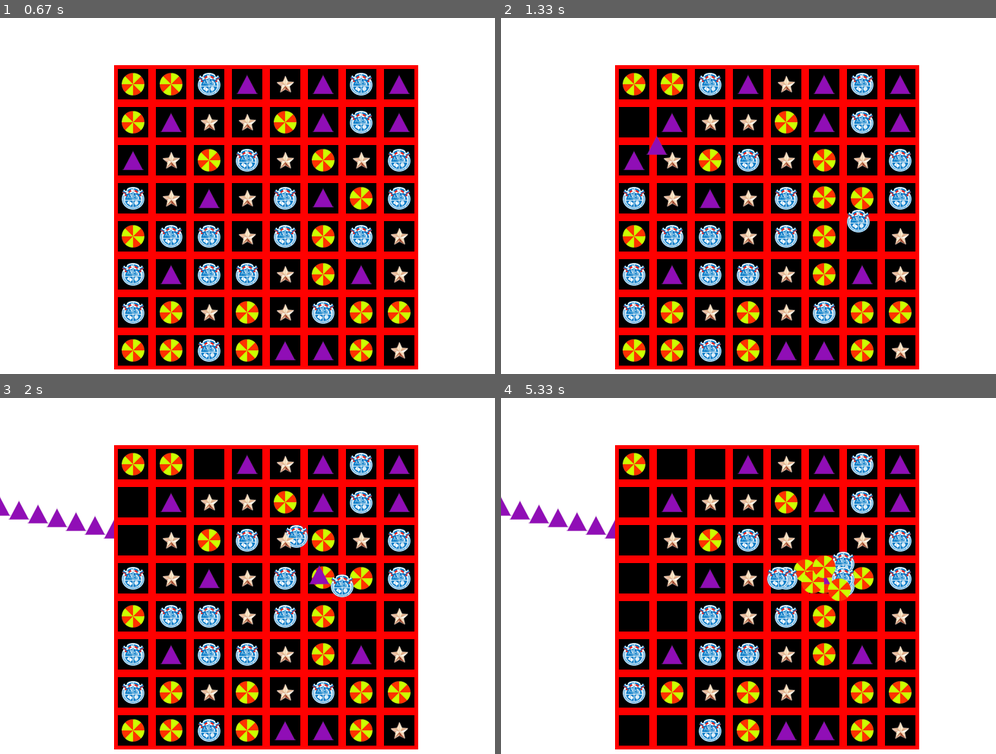
Above: before the commit, frames 1-4 (two rows, left to right).
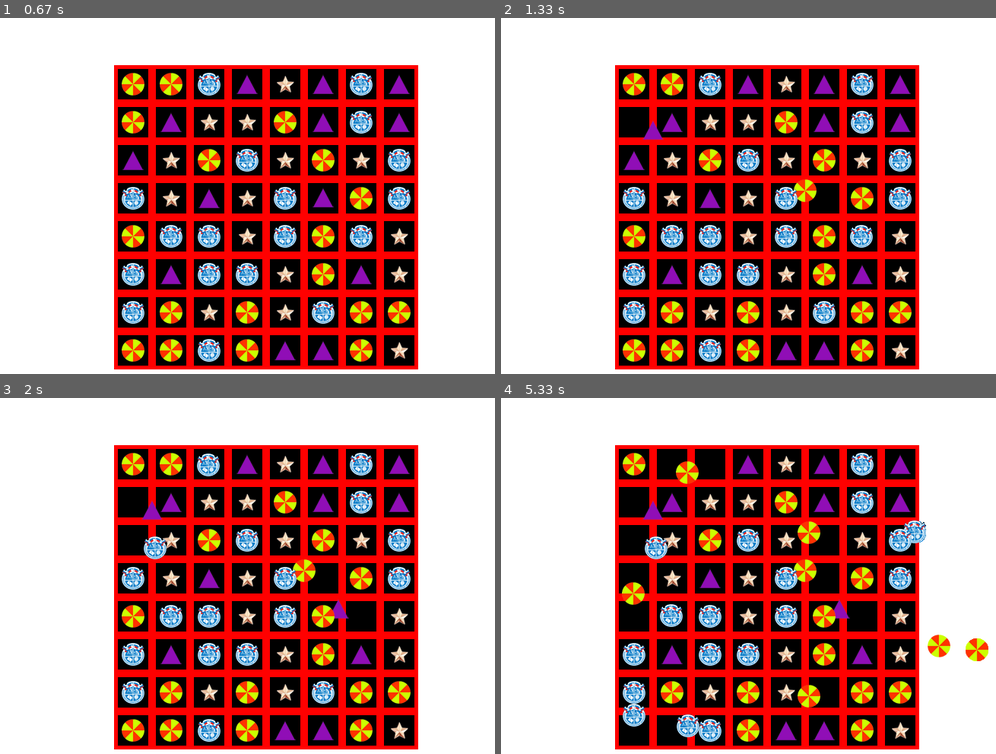
Above: after the commit, the same moments.

Repository: kbogomolov95/ProjectPyGame
Game: pygame game, started from ui.py
Two runs of this game, one before a commit and one after it. Both use one fixed random seed, a clock stepped at 60 frames per second and the inputs below.
Inputs (mouse positions are in pixels of both pictures, inside the frame that each line leads up to):
- Up to frame 1 (0.67 s): click (301, 178) at 0.38 s
- Up to frame 2 (1.33 s): click (619, 110) at 0.72 s; click (877, 217) at 1.05 s
- Up to frame 3 (2 s): click (89, 547) at 1.38 s; click (217, 465) at 1.72 s
- Up to frame 4 (5.33 s): click (926, 522) at 2.05 s; click (609, 604) at 2.38 s; click (outside the picture) at 2.72 s; click (832, 540) at 3.05 s; click (674, 479) at 3.38 s; click (619, 729) at 3.72 s; click (614, 586) at 4.05 s; click (837, 686) at 4.38 s; click (664, 714) at 4.72 s; click (684, 629) at 5.05 s

Frame 1 is identical in both runs. In frame 2, 1.1% of the frame differs, in the area x 28-76%, y 28-65%; in frame 3, 2.3%; in frame 4, 4.8%, in the area x 0-99%, y 17-96%.

Commit message:
Not a chlen! Swipe animation

Diff:
--- a/ui.py
+++ b/ui.py
@@ -112,8 +112,8 @@
 def calc(pos1, pos2):
     X1 = int((pos1[0] - X0) / 50)
     X2 = int((pos2[0] - X0) / 50)
-    Y1 = int((pos1[1] - X0) / 50)
-    Y2 = int((pos2[1] - X0) / 50)
+    Y1 = int((pos1[1] - Y0) / 50)
+    Y2 = int((pos2[1] - Y0) / 50)
 
     dx = -(X1 - X2)
     dy = -(Y1 - Y2)
@@ -171,25 +171,30 @@
                     pos1 = event.pos
                     all_sprites.update(params, pos1)
                 else:
+                    params['selected'] = False
                     pos2 = event.pos
                     all_sprites.update(params, pos2)
                     mov1 = calc(pos1, pos2)
                     mov2 = calc(pos2, pos1)
-                    timer = 10
+                    timer = 11
 
     if timer:
         timer -= 1
     else:
         mov1, mov2 = False, False
 
+    if timer == 1:
+        timer -= 1
+        mov1, mov2 = False, False
+        pos1 = None
+        pos2 = None
+
     params['move'] = mov1
     all_sprites.update(params, pos1)
 
     params['move'] = mov2
     all_sprites.update(params, pos2)
 
-    print(mov1, mov2)
-
     screen.blit(board.render(), (X0, Y0))
     all_sprites.draw(screen)
 
